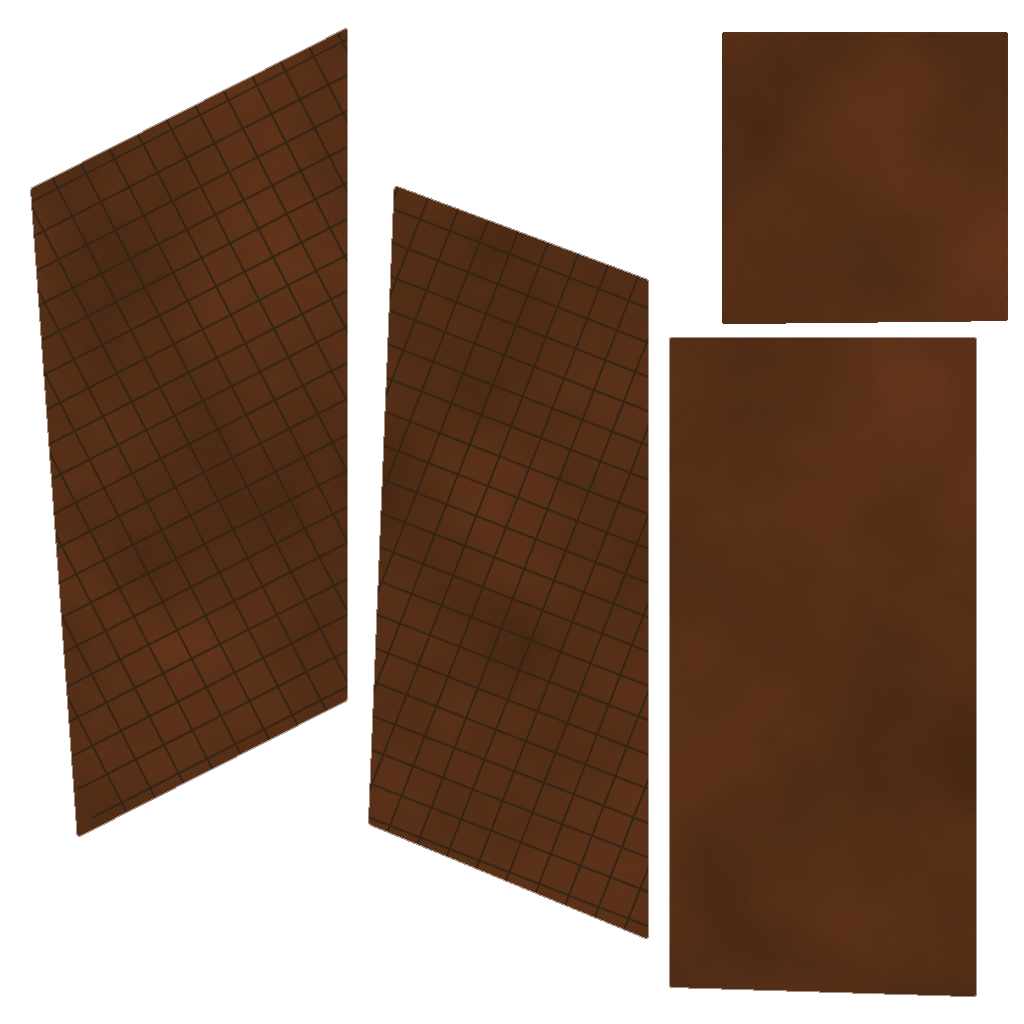
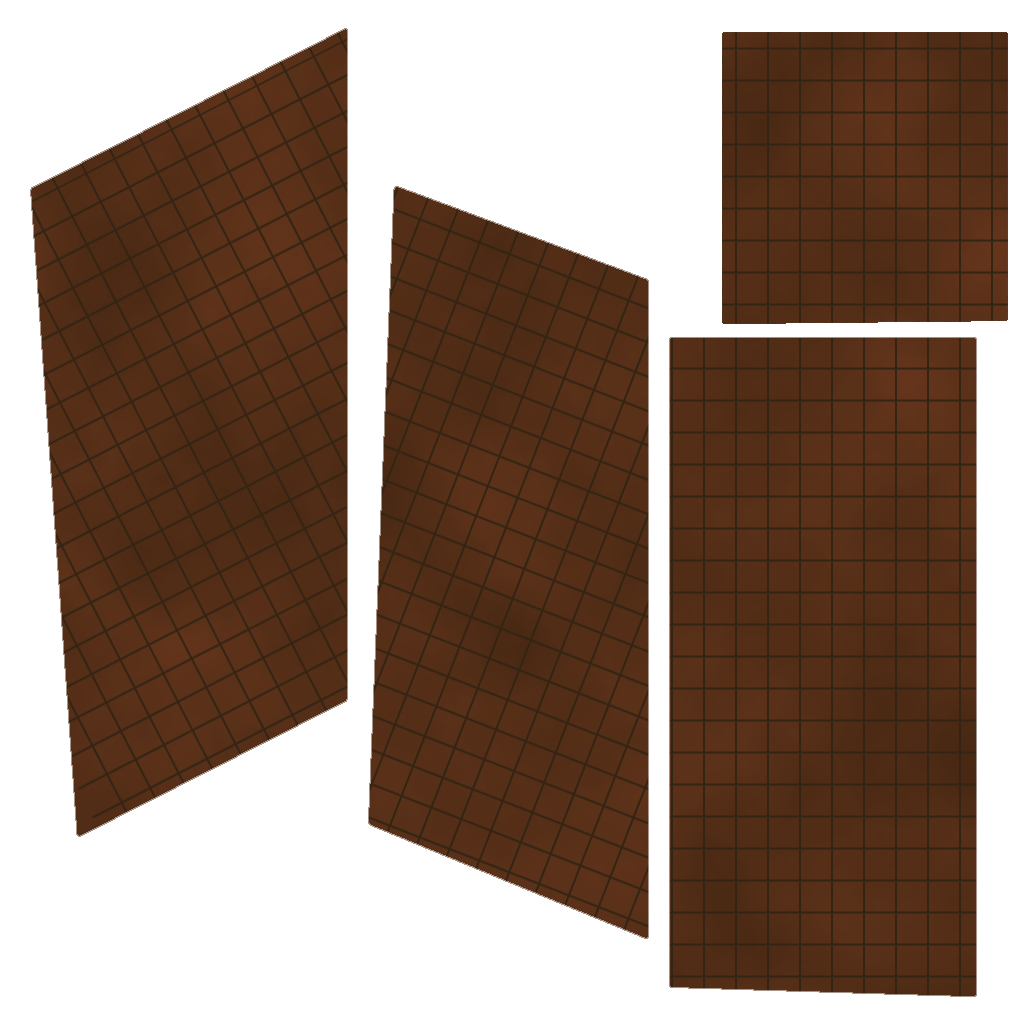
Layered file, before and after one edit (1024 × 1024). Changes by layer:
added layer "Ceilng And Top" above "Lines Horizontal" over [left=31, top=32, right=1008, bottom=997]
